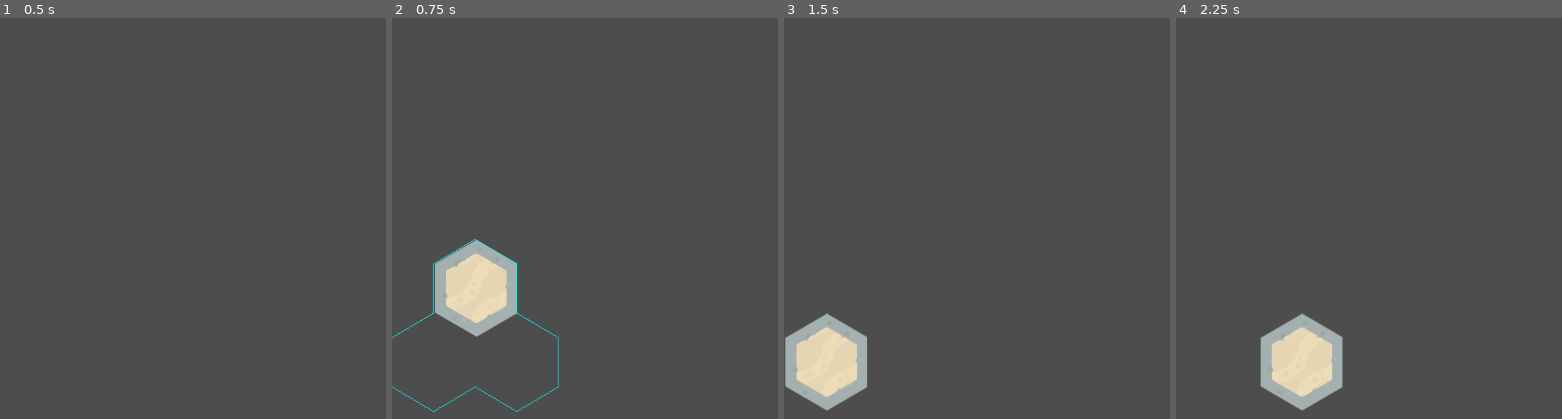
Above: before the commit, frames 1-4 (left to right).
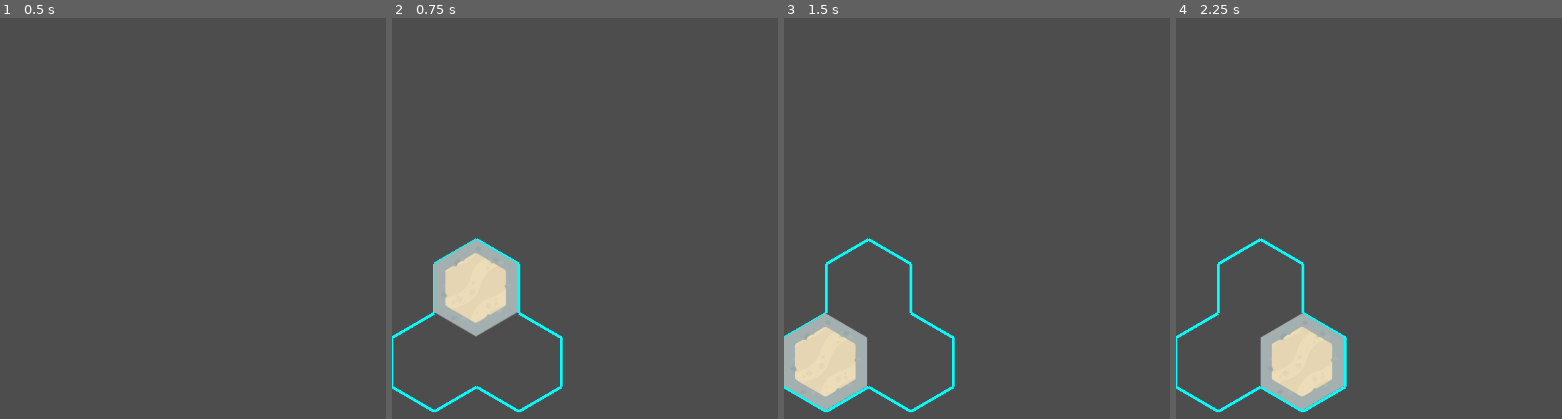
Above: after the commit, the same moments.

Repository: MagnusLucas/Dungeon-Boarder
Game: Godot game, scene res://scenes/map/map.tscn
The game is run twice, just before and just after one commit, with the same random seed, the same clock (stepped at 60 frames per second) and the same inputs. The project has no main scene, so this scene is started directly.
Inputs (mouse positions are in pixels of both pictures, inside the frame that each line leads up to):
- Up to frame 1 (0.5 s): no input
- Up to frame 2 (0.75 s): tap Enter at 0.5 s; move the mouse to (476, 286) at 0.52 s
- Up to frame 3 (1.5 s): tap Space at 1.25 s; move the mouse to (826, 362) at 1.27 s
- Up to frame 4 (2.25 s): tap Enter at 2 s; move the mouse to (1299, 362) at 2.02 s

Frame 1 is identical in both runs. In frame 2, 1.3% of the frame differs, in the area x 0-45%, y 54-99%; in frame 3, 1.4%; in frame 4, 1.3%.

Commit message:
Very fancy highlighting board

Diff:
--- /dev/null
+++ b/components/board_collider.gd
@@ -0,0 +1,17 @@
+class_name BoardCollider
+extends Area2D
+
+var board: Board
+
+
+func _init(target_board: Board, map: TileMapLayer) -> void:
+	board = target_board
+	var collision_polygon := CollisionPolygon2D.new()
+	add_child(collision_polygon)
+	var boarder := board.get_boarder()
+	var vertices = []
+	for tile_boarder in boarder:
+		var tile_size := map.tile_set.tile_size
+		var offset := map.map_to_local(tile_boarder.owner)
+		vertices.append(tile_boarder.get_begin(tile_size) + offset)
+	collision_polygon.polygon = vertices
--- a/components/hex.gd
+++ b/components/hex.gd
@@ -12,12 +12,12 @@
 }
 
 enum Point{
-	TOP,
 	TOP_RIGHT,
 	BOTTOM_RIGHT,
 	BOTTOM,
 	BOTTOM_LEFT,
-	TOP_LEFT
+	TOP_LEFT,
+	TOP
 }
 
 
--- a/custom_nodes/hover_layer.gd
+++ b/custom_nodes/hover_layer.gd
@@ -2,26 +2,49 @@
 extends TileMapLayer
 
 var boards: Array[Board]
-@onready var board_highlighter: BoardHighlighter = $BoardHighlighter
+var boarder_to_draw: Array[TileBoarder] = []
+
+
+func _draw() -> void:
+	for tile_boarder in boarder_to_draw:
+		var offset := map_to_local(tile_boarder.owner)
+		draw_line(
+			tile_boarder.get_begin(tile_set.tile_size) + offset,
+			tile_boarder.get_end(tile_set.tile_size) + offset,
+			Color.AQUA, 4
+		)
+
+
+func _on_tile_collider_mouse_entered(coordinates: Vector2i, board_owner: Board) -> void:
+	set_cell(coordinates, 0, board_owner.tile_coordinates)
+
+
+func _on_tile_collider_mouse_exited(coordinates: Vector2i) -> void:
+	erase_cell(coordinates)
+
+
+func _on_board_collider_mouse_entered(board: Board) -> void:
+	boarder_to_draw = board.get_boarder()
+	queue_redraw()
+
+
+func _on_board_collider_mouse_exited() -> void:
+	boarder_to_draw = []
+	queue_redraw()
 
 
 func set_boards(new_boards: Array[Board]) -> void:
 	boards = new_boards
 
 	for board in boards:
+		var board_collider := BoardCollider.new(board, self)
+		add_child(board_collider)
+		board_collider.mouse_entered.connect(_on_board_collider_mouse_entered.bind(board))
+		board_collider.mouse_exited.connect(_on_board_collider_mouse_exited)
+
 		for tile in board.tiles:
 			var collider := HexCollider.new(tile_set.tile_size)
 			add_child(collider)
 			collider.position = map_to_local(tile)
-			collider.mouse_entered.connect(_on_collider_mouse_entered.bind(tile, board))
-			collider.mouse_exited.connect(_on_collider_mouse_exited.bind(tile))
-
-
-func _on_collider_mouse_entered(coordinates: Vector2i, board_owner: Board) -> void:
-	set_cell(coordinates, 0, board_owner.tile_coordinates)
-	board_highlighter.start_drawing_boundries(board_owner, self)
-
-
-func _on_collider_mouse_exited(coordinates: Vector2i) -> void:
-	erase_cell(coordinates)
-	board_highlighter.end_drawing_boundries()
+			collider.mouse_entered.connect(_on_tile_collider_mouse_entered.bind(tile, board))
+			collider.mouse_exited.connect(_on_tile_collider_mouse_exited.bind(tile))
--- a/data/board/board.gd
+++ b/data/board/board.gd
@@ -4,3 +4,34 @@
 
 @export var tiles: Dictionary[Vector2i, bool]
 @export var tile_coordinates: Vector2i
+
+
+func _find_boarder() -> TileBoarder:
+	for tile in tiles:
+		var neighbours := Hex.get_neighbours(tile)
+		for direction in neighbours:
+			if !neighbours[direction] in tiles:
+				return TileBoarder.new(tile, direction)
+	return null
+
+
+func _get_next_boarder(tile: Vector2i, direction: Hex.Direction) -> TileBoarder:
+	var neighbours := Hex.get_neighbours(tile)
+	var next_direction: Hex.Direction = (direction + 1) % Hex.Direction.size() as Hex.Direction
+	if !tiles.has(neighbours[next_direction]):
+		return TileBoarder.new(tile, next_direction)
+	var next_tile := neighbours[next_direction]
+	var next_dir: Hex.Direction = Hex.get_neighbours(next_tile).find_key(tile)
+	next_dir = (next_dir + 1) % Hex.Direction.size() as Hex.Direction
+	return TileBoarder.new(next_tile, next_dir)
+
+
+
+func get_boarder() -> Array[TileBoarder]: # [Vector2i, Hex.Direction]
+	var first := _find_boarder()
+	var result: Array[TileBoarder] = [first]
+	var next := _get_next_boarder(first.owner, first.direction)
+	while !next.equals(first):
+		result.append(next)
+		next = _get_next_boarder(next.owner, next.direction)
+	return result
--- /dev/null
+++ b/data/board/tile_boarder.gd
@@ -0,0 +1,27 @@
+class_name TileBoarder
+extends RefCounted
+
+
+var owner: Vector2i
+var direction: Hex.Direction
+
+
+func _init(tile_coords: Vector2i, hex_direction: Hex.Direction) -> void:
+	owner = tile_coords
+	direction = hex_direction
+
+
+func _to_string() -> String:
+	return "%s : %s" % [owner, direction]
+
+
+func equals(other: TileBoarder) -> bool:
+	return owner == other.owner and direction == other.direction
+
+
+func get_begin(size: Vector2) -> Vector2:
+	return Hex.get_points(size)[direction]
+
+
+func get_end(size: Vector2) -> Vector2:
+	return Hex.get_points(size)[(direction + 1) % Hex.Point.size()]
--- a/scenes/map/board_highlighter.gd
+++ /dev/null
@@ -1,74 +0,0 @@
-class_name BoardHighlighter
-extends Node2D
-
-
-var boundries: Array[Boundry]
-
-
-func _get_tile_boundries(board: Board, tile: Vector2i, map: TileMapLayer) -> Array[Boundry]:
-	var tile_boundries: Array[Boundry] = []
-
-	var potential_neighbours := Hex.get_neighbours(tile)
-	for direction in potential_neighbours:
-		if !board.tiles.has(potential_neighbours[direction]):
-			var boundry := Boundry.from_direction(direction, map.tile_set.tile_size)
-			boundry.add_offset(map.map_to_local(tile))
-			tile_boundries.append(boundry)
-
-	return tile_boundries
-
-
-func _calculate_boundries(board: Board, map: TileMapLayer) -> void:
-	boundries = []
-	for tile in board.tiles:
-		boundries.append_array(_get_tile_boundries(board, tile, map))
-
-
-func start_drawing_boundries(board: Board, map: TileMapLayer) -> void:
-	_calculate_boundries(board, map)
-	queue_redraw()
-
-
-func end_drawing_boundries() -> void:
-	boundries = []
-	queue_redraw()
-
-
-func _draw() -> void:
-	for boundry in boundries:
-		draw_line(boundry.start, boundry.end, Color.AQUA)
-
-
-class Boundry:
-	var start: Vector2
-	var end: Vector2
-
-
-	static func from_direction(direction: Hex.Direction, size: Vector2) -> Boundry:
-		var boundry := Boundry.new()
-		var points := Hex.get_points(size)
-		match direction:
-			Hex.Direction.RIGHT:
-				boundry.start = points[Hex.Point.TOP_RIGHT]
-				boundry.end = points[Hex.Point.BOTTOM_RIGHT]
-			Hex.Direction.BOTTOM_RIGHT:
-				boundry.start = points[Hex.Point.BOTTOM_RIGHT]
-				boundry.end = points[Hex.Point.BOTTOM]
-			Hex.Direction.BOTTOM_LEFT:
-				boundry.start = points[Hex.Point.BOTTOM]
-				boundry.end = points[Hex.Point.BOTTOM_LEFT]
-			Hex.Direction.LEFT:
-				boundry.start = points[Hex.Point.BOTTOM_LEFT]
-				boundry.end = points[Hex.Point.TOP_LEFT]
-			Hex.Direction.TOP_LEFT:
-				boundry.start = points[Hex.Point.TOP_LEFT]
-				boundry.end = points[Hex.Point.TOP]
-			Hex.Direction.TOP_RIGHT:
-				boundry.start = points[Hex.Point.TOP]
-				boundry.end = points[Hex.Point.TOP_RIGHT]
-		return boundry
-
-
-	func add_offset(offset: Vector2) -> void:
-		start += offset
-		end += offset
--- a/scenes/map/map.tscn
+++ b/scenes/map/map.tscn
@@ -7,12 +7,10 @@
 [ext_resource type="Resource" uid="uid://cs6atnstsnprw" path="res://data/board/player_2_2_board.tres" id="4_04w0f"]
 [ext_resource type="Resource" uid="uid://cudtpj183cavm" path="res://data/board/enemy_board.tres" id="5_sqgf4"]
 [ext_resource type="Script" uid="uid://dbt18mgu5gnu8" path="res://custom_nodes/hover_layer.gd" id="7_04w0f"]
-[ext_resource type="Script" uid="uid://cxmpct3twesbf" path="res://scenes/map/board_highlighter.gd" id="8_sqgf4"]
 
 [sub_resource type="TileSetAtlasSource" id="TileSetAtlasSource_e0an3"]
 texture = ExtResource("2_wijl4")
-separation = Vector2i(0, 1)
-texture_region_size = Vector2i(120, 141)
+texture_region_size = Vector2i(122, 142)
 0:0/0 = 0
 0:1/0 = 0
 1:1/0 = 0
@@ -25,7 +23,7 @@
 
 [sub_resource type="TileSet" id="TileSet_e0an3"]
 tile_shape = 3
-tile_size = Vector2i(120, 142)
+tile_size = Vector2i(122, 142)
 sources/0 = SubResource("TileSetAtlasSource_e0an3")
 
 [node name="Map" type="Node2D" unique_id=529501660]
@@ -35,12 +33,8 @@
 
 [node name="TileLayer" type="TileMapLayer" parent="." unique_id=274058884]
 visible = false
-tile_map_data = PackedByteArray(0, 0, 0, 0, 2, 0, 2, 0, 1, 0, 1, 0, 0, 0, 1, 0, 2, 0, 2, 0, 1, 0, 1, 0, 0, 0, 2, 0, 2, 0, 2, 0, 1, 0, 1, 0, 0, 0)
 tile_set = SubResource("TileSet_e0an3")
 
 [node name="HoverLayer" type="TileMapLayer" parent="." unique_id=291463951]
 tile_set = SubResource("TileSet_e0an3")
 script = ExtResource("7_04w0f")
-
-[node name="BoardHighlighter" type="Node2D" parent="HoverLayer" unique_id=435622122]
-script = ExtResource("8_sqgf4")
Not shown, added: components/board_collider.gd.uid
Not shown, added: data/board/tile_boarder.gd.uid
Not shown, removed: scenes/map/board_highlighter.gd.uid
